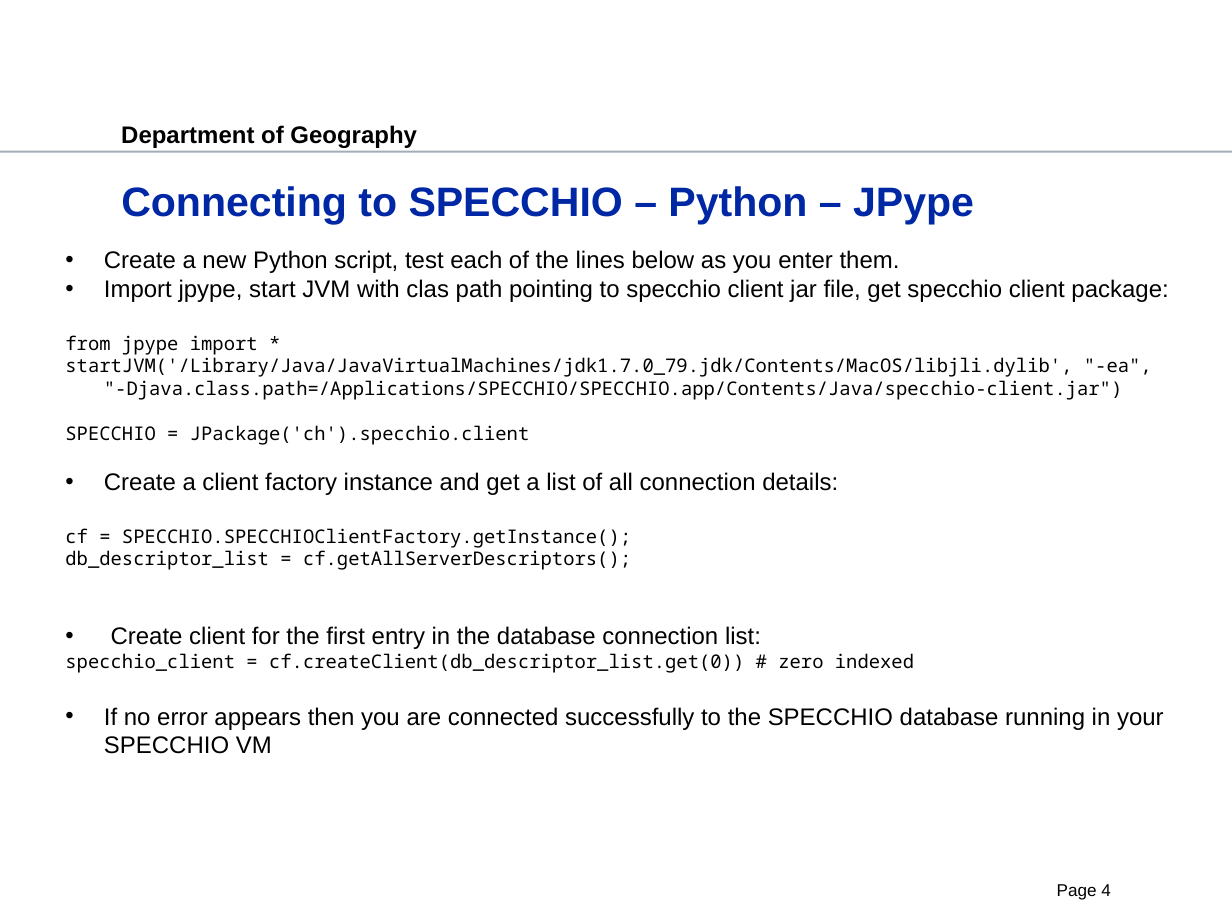
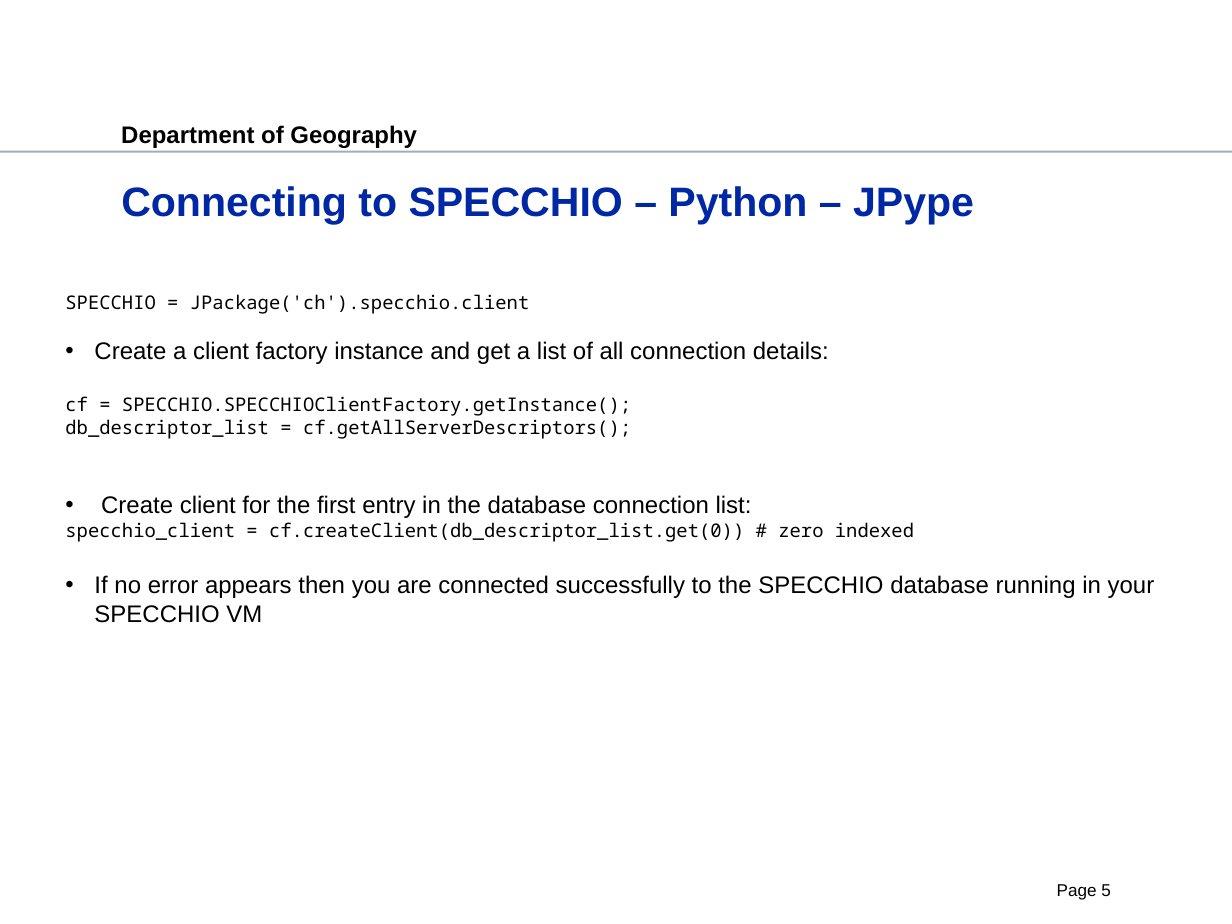
Before and after one commit to SPECCHIODB/Guides, a slide deck: slide 5 of Programming Course/Python_accessing_SPECCHIO.ppt (slide 4 before the commit). Drawn at 1232x924 pixels with LibreOffice and Linux fonts; fonts in the diff are those of the drawing; background and template pictures are left out. Boxes give left, top, right and bottom in pixels: in the first picture for what was removed or moved away, otherwise in the second. Text is boxed around its words. In the diff, an @@ line names an element or a change of style, - is before the commit and + after.

Commit message:
Updates to show how to connect the JVM via jpype under Windows.

```diff
--- a/Programming Course/Python_accessing_SPECCHIO.ppt
+++ b/Programming Course/Python_accessing_SPECCHIO.ppt
@@ text "SPECCHIO = JPackage('ch').specchio.client" at (65, 294, 1155, 623): indent changed @@
@@ text at (65, 250, 1168, 400): paragraphs removed @@
-• Create a new Python script, test each of the lines below as you enter them.
-• Import jpype, start JVM with clas path pointing to specchio client jar file, get specchio client package:
-from jpype import *
-startJVM('/Library/Java/JavaVirtualMachines/jdk1.7.0_79.jdk/Contents/MacOS/libjli.dylib', "-ea", "-Djava.class.path=/Applications/SPECCHIO/SPECCHIO.app/Contents/Java/specchio-client.jar")
@@ page number at (1057, 884, 1111, 900): text changed @@
-Page 4
+Page 5
```
Also in this commit, not shown: 1 slide added, 1 other file.
